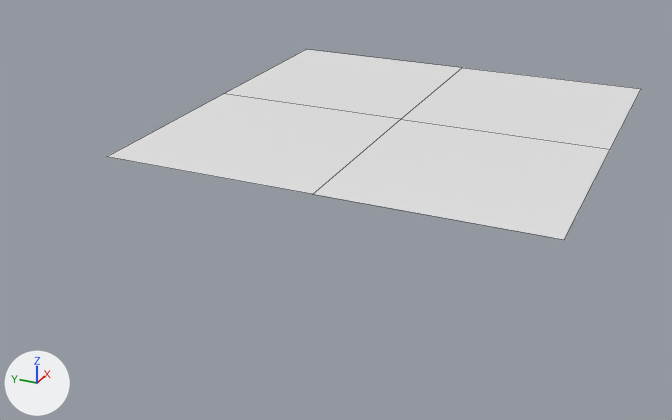
A saved change to the Blender file SpaceshipNurms.blend.
Before and after are seen from a 50 mm camera at (-7.37, -3.97, 2.97) aimed at (1.01, -0.2, -1.21). Arrows for +X, +Y and +Z are at lower left; the lights stay in place. Mesh edges are drawn as thin lines.

Script lines for the objects in view, before the commit:
```python
me_plane = bpy.data.meshes.new('Plane')
me_plane.from_pydata(...)  # 9 vertices, 4 faces; spans x -1.22..2.78, y -3.0..1.0, z 0.0
# before: 0 (-1.22, -1.0, 0.0) at pixel (312, 194), 1 (0.78, -1.0, 0.0) at pixel (400, 119), 2 (-1.22, 1.0, 0.0) at pixel (106, 156), 3 (0.78, 1.0, 0.0) at pixel (223, 93), 5 (2.78, 1.0, 0.0) at pixel (306, 49)
# before: 6 (-1.22, -3.0, 0.0) at pixel (564, 239)
ob_plane = bpy.data.objects.new('Plane', me_plane)
ob_plane.location = (0.0, 0.0, 0.0)
```
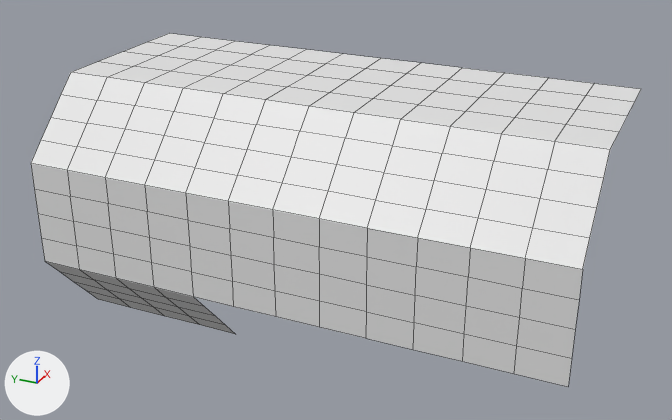
Commit message: Added planes of left cylinder

Diff of the bpy script that builds the scene:
```diff
--- a/SpaceshipNurms.blend.py
+++ b/SpaceshipNurms.blend.py
@@ me_plane @@
 me_plane.from_pydata(...)  # 9 vertices, 4 faces; spans x -1.22..2.78, y -3.0..1.0, z 0.0
 # used by ob_plane; location = (0.0, 0.0, 0.0)
 # verts and faces of me_plane; kept vertices keep their numbers, new ones are numbered from 9
+# me_plane part 1
+delete_vertices([2])  # with the faces that use them
+verts[0] = (-0.04, -1.0, -0.81)  # moved
+verts[6] = (-0.04, -3.0, -0.81)  # moved
+for new, old in zip([9, 10, 11], [0, 3, 5]): verts[new] = verts[old] + (0.0, 2.0, 0.0)
+for new, old in zip([12, 13, 14], [0, 6, 9]): verts[new] = verts[old] + (0.0, 0.0, -1.21)
+verts[15] = (-0.04, 3.0, -0.81)
+verts[16] = (-0.04, 3.0, -2.02)
+verts[17] = (0.78, 1.0, -2.96)
+verts[18] = (0.78, 3.0, -2.96)
+faces += [(0, 1, 3, 9), (0, 9, 14, 12), (0, 12, 13, 6), (3, 5, 11, 10), (3, 10, 15, 9), (9, 15, 16, 14)]
+faces += [(14, 16, 18, 17)]
@@ ob_plane @@
 ob_plane.location = (0.0, 0.0, 0.0)
+_m = ob_plane.modifiers.new('Subdivision', 'SUBSURF')
+_m.subdivision_type = 'SIMPLE'
+_m.levels = 3
+_m.render_levels = 3
```

Location of each change, (x1, y1, x2, y2) in pixels of the pictures (672 x 420 px):
'Plane', reshaped, modifiers changed (14% wider, 85% taller)
    before: (107, 49, 641, 240)
    after: (31, 33, 641, 387)
part 1 of me_plane, built on
    before: (107, 94, 610, 240)
    after: (31, 33, 610, 387)
